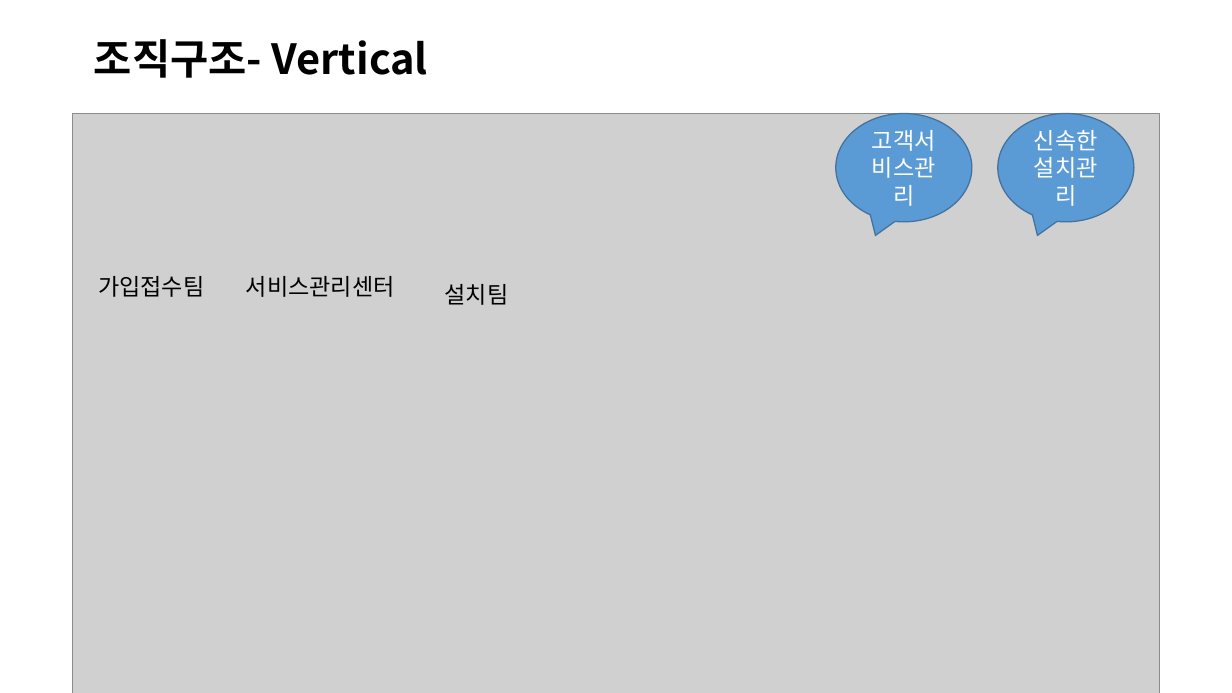
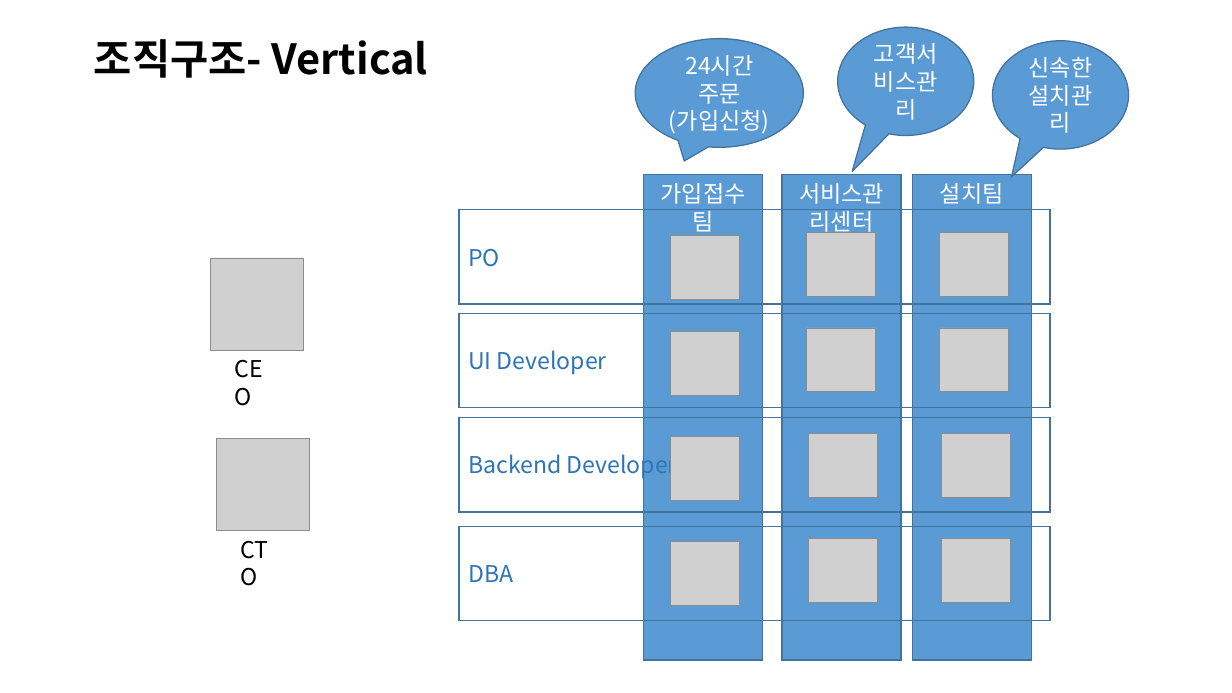
Before and after one commit to jisujin/ipTVShopProject, a slide deck: slide 5 of 실습프로젝트설계_ipTVShopProject.pptx. Drawn at 1232x693 pixels with LibreOffice and Linux fonts; fonts in the diff are those of the drawing; grey boxes stand for pictures. Boxes give left, top, right and bottom in pixels: in the first picture for what was removed or moved away, otherwise in the second. Text is boxed around its words. In the diff, an @@ line names an element or a change of style, - is before the commit and + after.

```diff
--- a/실습프로젝트설계_ipTVShopProject.pptx
+++ b/실습프로젝트설계_ipTVShopProject.pptx
@@ speech bubble "고객서비스관리" at bbox=[838, 27, 974, 135]: proportions changed @@
@@ speech bubble "고객서비스관리": place and size @@
-speech bubble "고객서비스관리" at bbox=[836, 114, 972, 222]
+speech bubble "고객서비스관리" at bbox=[838, 27, 974, 135]
@@ speech bubble added at bbox=[636, 39, 804, 148], fill #5B9BD5, outline #43739E 1 pt, 18 pt, text #FFFFFF @@
+24시간 주문
+(가입신청)
@@ speech bubble "신속한설치관리": place and size @@
-speech bubble "신속한설치관리" at bbox=[998, 114, 1134, 222]
+speech bubble "신속한설치관리" at bbox=[993, 41, 1128, 149]
@@ speech bubble "신속한설치관리" at bbox=[993, 41, 1128, 149]: proportions changed @@
@@ picture removed at bbox=[72, 114, 1160, 693] @@
@@ rectangle "가입접수팀": place and size @@
-rectangle "가입접수팀" at bbox=[98, 276, 204, 297]
+rectangle "가입접수팀" at bbox=[644, 175, 763, 660]
@@ rectangle "서비스관리센터": place and size @@
-rectangle "서비스관리센터" at bbox=[246, 276, 395, 297]
+rectangle "서비스관리센터" at bbox=[782, 175, 901, 660]
@@ text colour #000000 to #FFFFFF; alignment left to centre; fill none to #5B9BD5; outline none to #43739E 1 pt in 3 elements at bbox=[644, 175, 763, 660], bbox=[782, 175, 901, 660], bbox=[912, 175, 1031, 660] @@
@@ rectangle "설치팀": place and size @@
-rectangle "설치팀" at bbox=[445, 284, 509, 305]
+rectangle "설치팀" at bbox=[912, 175, 1031, 660]
@@ group added at bbox=[459, 210, 1050, 621]: 12 pictures, 4 rectangles @@
+DBA
+Backend Developer
+PO
+UI Developer
@@ picture added at bbox=[211, 258, 304, 350] @@
@@ text added at bbox=[226, 350, 289, 387], 18 pt, text #000000 @@
+CEO
@@ picture added at bbox=[217, 438, 311, 531] @@
@@ text added at bbox=[232, 531, 295, 567], 18 pt, text #000000 @@
+CTO
```
Also in this commit, not shown: 3 other slides changed, 1 slide added, 1 other file.
